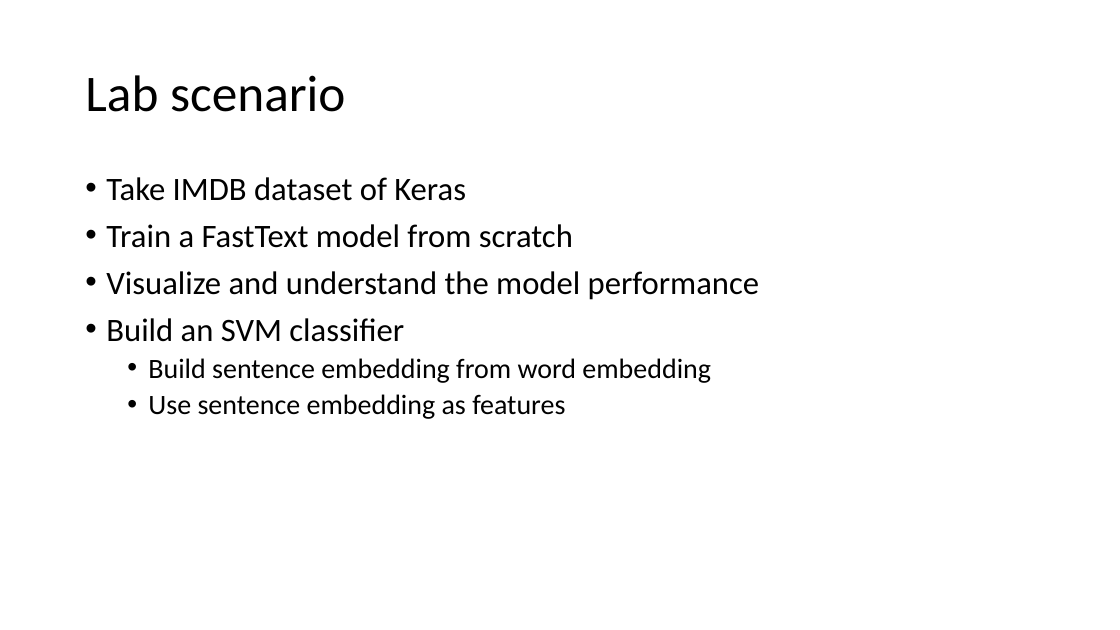
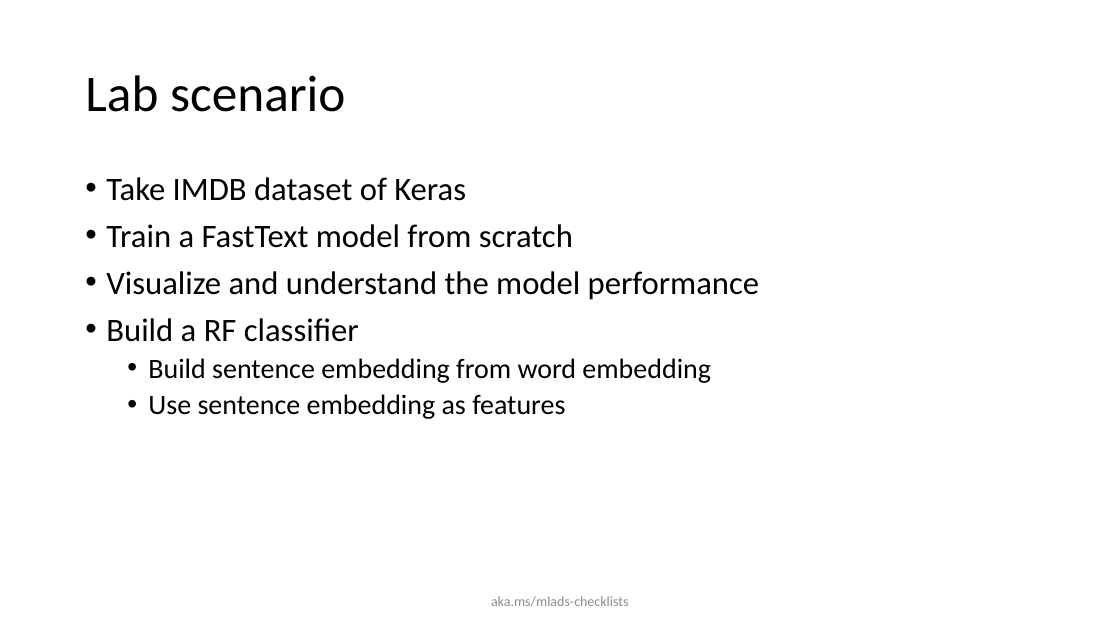
Before and after one commit to FarTaFar/MLADS19_DL4NLP, a slide deck: slide 21 of 41, Gururajan.pptx. Drawn at 1120x630 pixels with LibreOffice and Linux fonts; fonts in the diff are those of the drawing. Boxes give left, top, right and bottom in pixels: in the first picture for what was removed or moved away, otherwise in the second. Text is boxed around its words. In the diff, an @@ line names an element or a change of style, - is before the commit and + after.

```diff
--- a/41, Gururajan.pptx
+++ b/41, Gururajan.pptx
@@ text at bbox=[106, 318, 359, 342]: text changed @@
-• Build an SVM classifier
+• Build a RF classifier
@@ text added at bbox=[491, 596, 629, 606], 12 pt, text #8C8C8C @@
+aka.ms/mlads-checklists
```
Also in this commit, not shown: 25 other slides changed, 1 other file.
